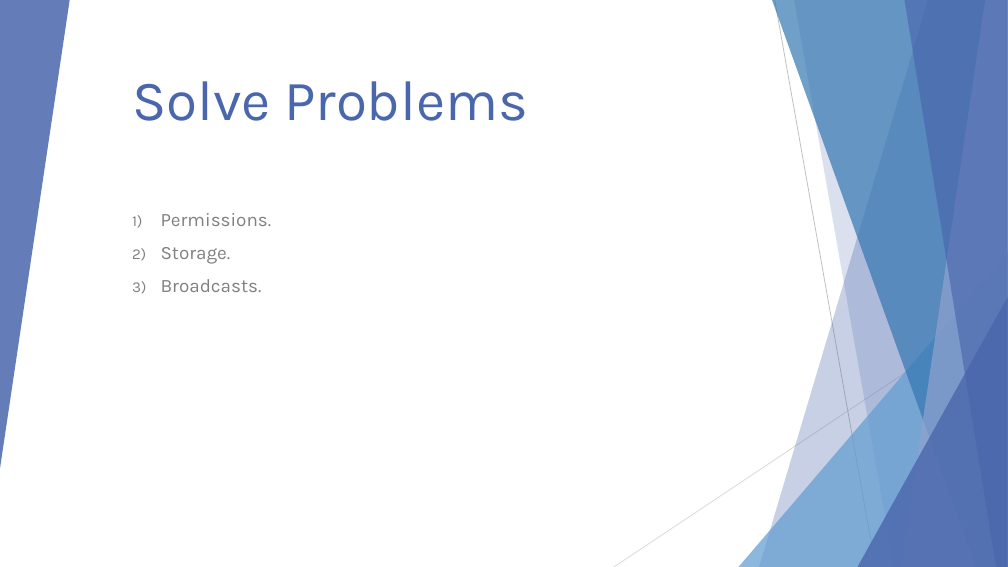
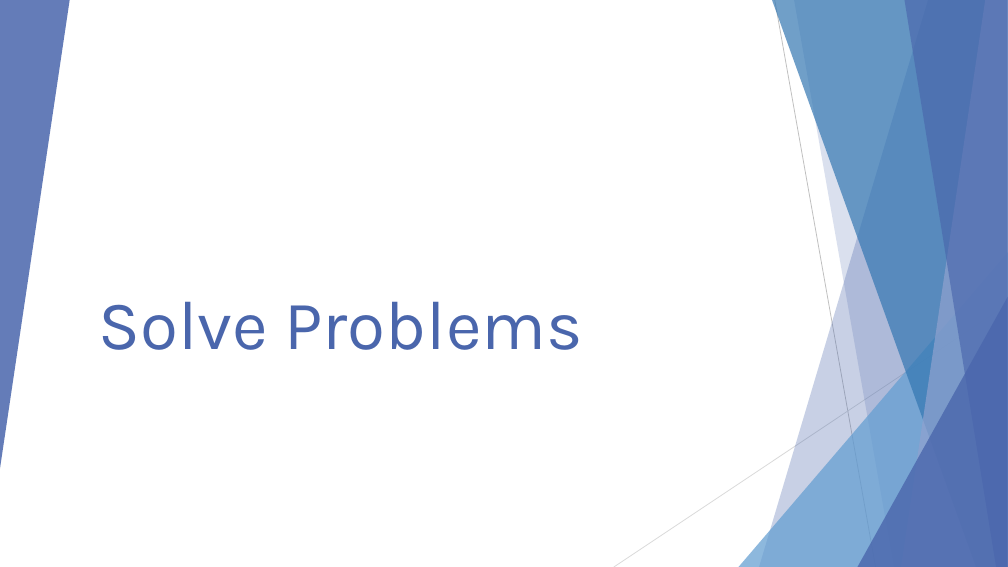
Before and after one commit to AhmedSaudA/Workshop-01-CS392-03-171, a slide deck: slide 21 of Workshop-01-CS392-03-171.pptx (slide 27 before the commit). Drawn at 1008x567 pixels with LibreOffice and Linux fonts; fonts in the diff are those of the drawing. Boxes give left, top, right and bottom in pixels: in the first picture for what was removed or moved away, otherwise in the second. Text is boxed around its words. In the diff, an @@ line names an element or a change of style, - is before the commit and + after.

```diff
--- a/Workshop-01-CS392-03-171.pptx
+++ b/Workshop-01-CS392-03-171.pptx
@@ title "Solve Problems": place and size @@
-title "Solve Problems" at (132,81,528,121)
+title "Solve Problems" at (99,301,583,350)
@@ title "Solve Problems" at (99,301,583,350): size 54 to 66 pt @@
@@ subtitle removed at (161,213,272,292) @@
-1) Permissions.
-2) Storage.
-3) Broadcasts.
```
Also in this commit, not shown: 10 other slides changed, 14 slides added, 24 slides removed.
